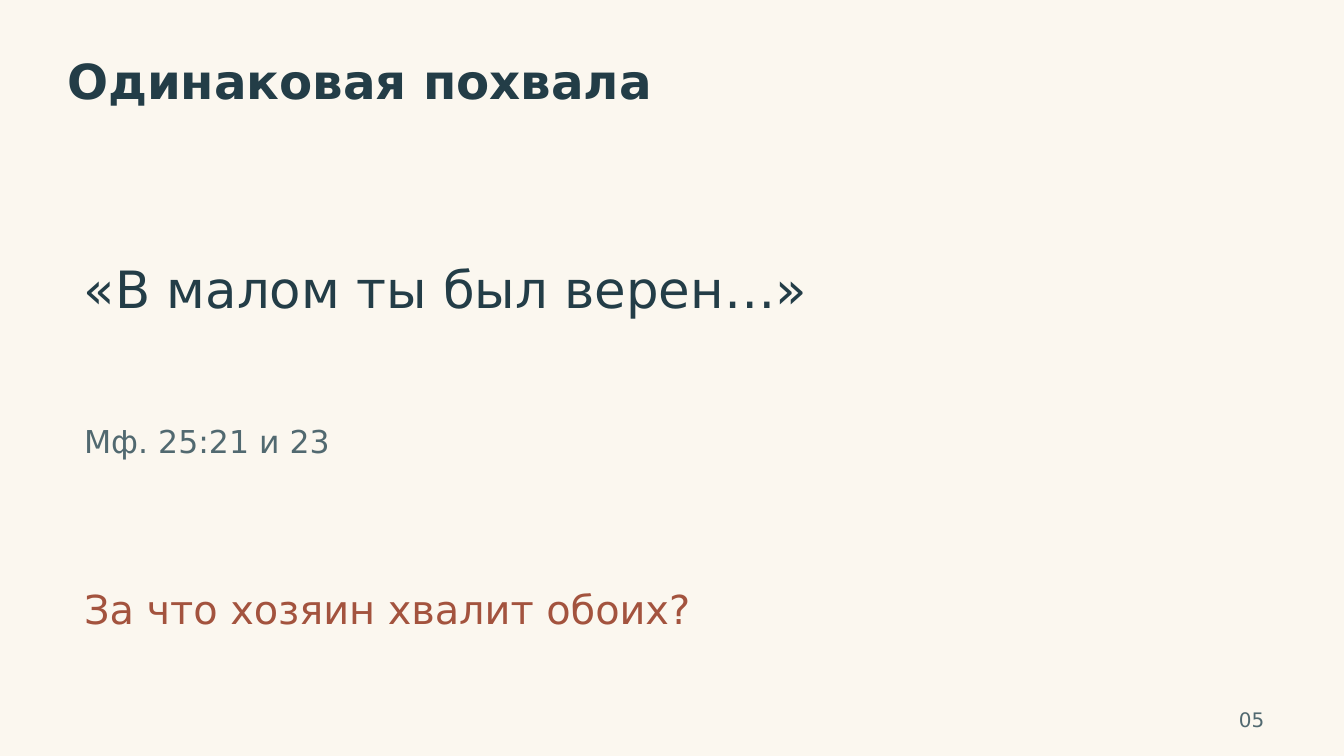
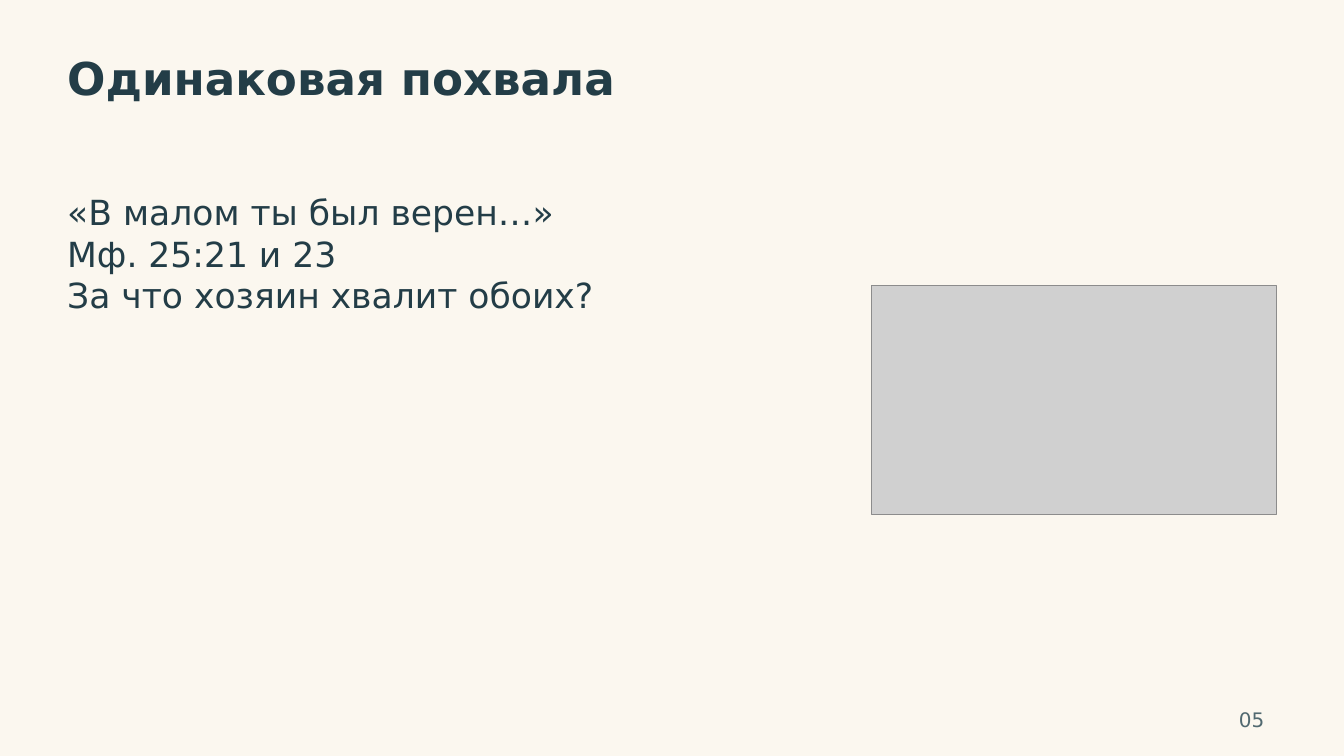
Before and after one commit to VAtapin/lessons, a slide deck: slide 5 of assets/lessons/chto-delat-so-svoim-talantom/Talant_Prezentaciya.pptx. Drawn at 1344x756 pixels with LibreOffice and Linux fonts; fonts in the diff are those of the drawing; grey boxes stand for pictures. Boxes give left, top, right and bottom in pixels: in the first picture for what was removed or moved away, otherwise in the second. Text is boxed around its words. In the diff, an @@ line names an element or a change of style, - is before the commit and + after.

```diff
--- a/assets/lessons/chto-delat-so-svoim-talantom/Talant_Prezentaciya.pptx
+++ b/assets/lessons/chto-delat-so-svoim-talantom/Talant_Prezentaciya.pptx
@@ text "Одинаковая похвала" at bbox=[67, 61, 615, 102]: size 34.5 to 32.2 pt @@
@@ text at bbox=[67, 198, 554, 233]: size 36.8 to 24.8 pt in "«В малом ты был верен…»" @@
@@ text "«В малом ты был верен…»": place and size @@
-text "«В малом ты был верен…»" at bbox=[84, 268, 806, 319]
+text "«В малом ты был верен…»" at bbox=[67, 198, 593, 309]
@@ text at bbox=[67, 241, 593, 309]: paragraphs added @@
+Мф. 25:21 и 23
+За что хозяин хвалит обоих?
@@ picture added at bbox=[872, 286, 1277, 514] @@
@@ text removed at bbox=[84, 429, 330, 460] @@
-Мф. 25:21 и 23
@@ text removed at bbox=[84, 593, 690, 625] @@
-За что хозяин хвалит обоих?
```
Also in this commit, not shown: 8 other slides changed, 45 other files.
